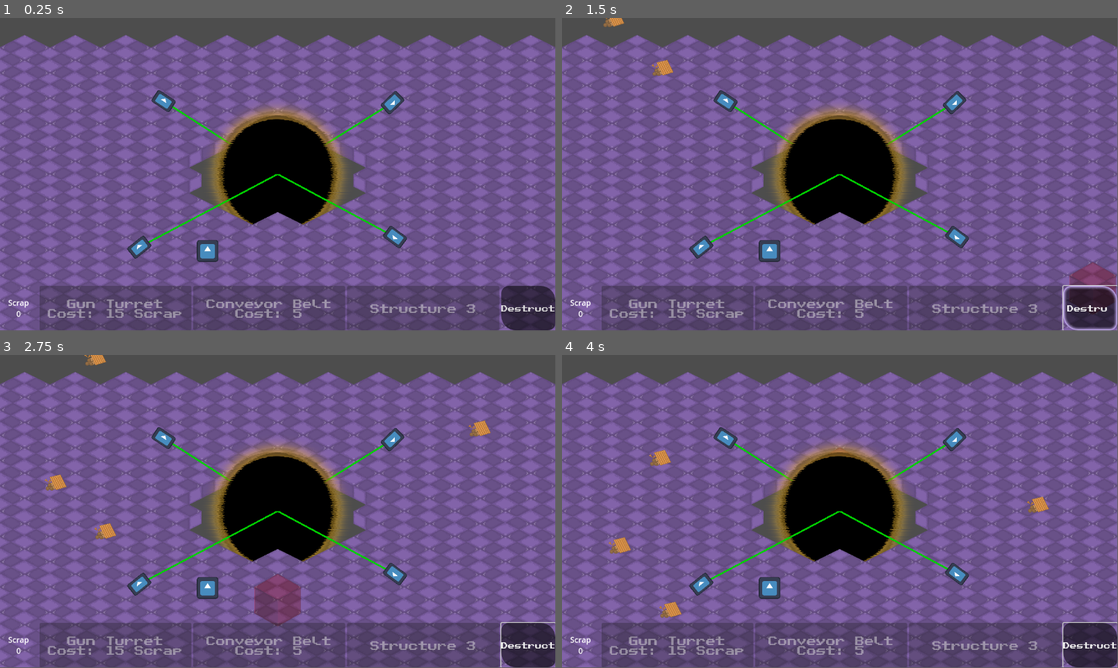
Above: before the commit, frames 1-4 (two rows, left to right).
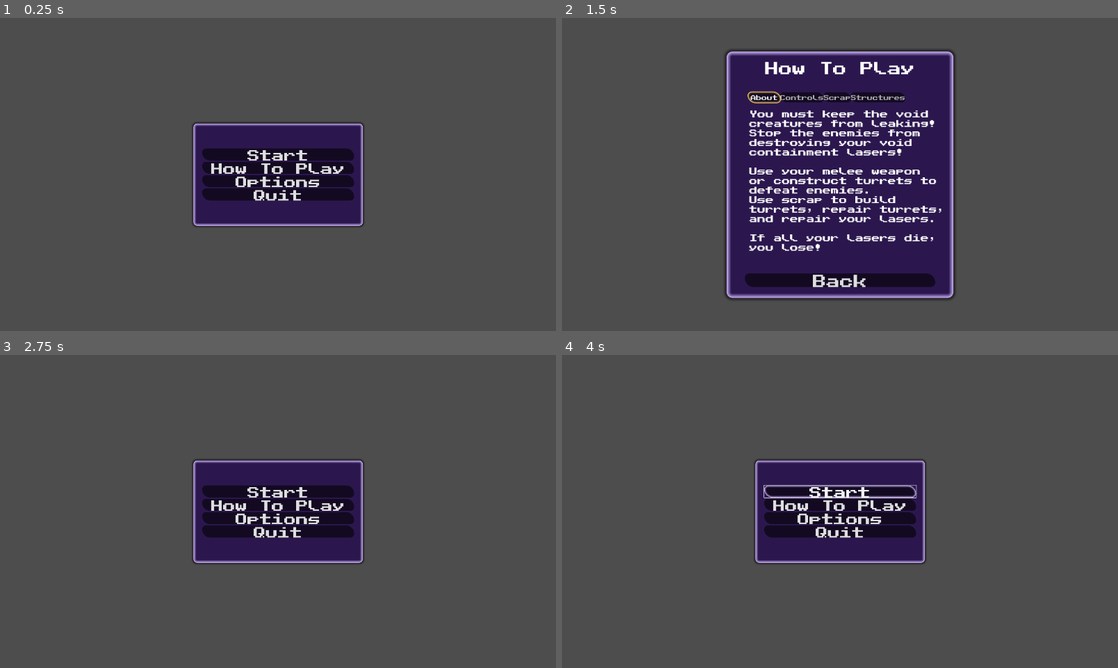
Above: after the commit, the same moments.

Repository: jkostello/Godot-Wild-Jam-69
Game: Godot game, scene res://UI/start_menu.tscn
Same seed, same stepped clock (60 frames per second), same inputs: the game is played once before the commit and once after it. Before the commit the project starts from res://level.tscn. The engine's default icon, where the game draws it, is replaced by a stand-in: a white triangle on a blue panel in a dark square. Sound files missing from this copy of the repository are replaced by a short silence.
Inputs (mouse positions are in pixels of both pictures, inside the frame that each line leads up to):
- Up to frame 1 (0.25 s): no input
- Up to frame 2 (1.5 s): click (840, 168) at 0.5 s, where only the run after the commit has a clickable "How To Play"; click (1090, 309) at 1.25 s, where only the run before the commit has a clickable "Destruct"
- Up to frame 3 (2.75 s): click (278, 617) at 2 s, where only the run after the commit has a clickable "Back"
- Up to frame 4 (4 s): click (840, 489) at 2.75 s, where only the run after the commit has a clickable "Start"; click (840, 489) at 3.5 s, where only the run after the commit has a clickable "Start"
The window is 799x449 before the commit and 800x450 after it. Grey fills any space a smaller window leaves; there, only what the larger window draws over its background counts as a difference.

The runs differ from the first frame. In frame 1, 89% of the frame differs, in the area x 0-100%, y 5-100%; in frame 2, 89%, in the area x 0-100%, y 0-100%; in frame 3, 89%; in frame 4, 89%.

Commit message:
Updated HowToPlay

Diff:
--- a/UI/how_to_play.gd
+++ b/UI/how_to_play.gd
@@ -13,4 +13,10 @@
 	%struct1Label.text = "Select Structure 1: " + InputMap.action_get_events("select_structure_1")[0].as_text().trim_suffix(" (Physical)")
 	%struct2Label.text = "Select Structure 2: " + InputMap.action_get_events("select_structure_2")[0].as_text().trim_suffix(" (Physical)")
 	%struct3Label.text = "Select Structure 3: " + InputMap.action_get_events("select_structure_3")[0].as_text().trim_suffix(" (Physical)")
-	%destructLabel.text = "Deselect: " + InputMap.action_get_events("deselect")[0].as_text().trim_suffix(" (Physical)")
+	%deselectLabel.text = "Deselect: " + InputMap.action_get_events("deselect")[0].as_text().trim_suffix(" (Physical)")
+
+func _on_tab_container_tab_clicked(tab):
+	if (tab == 3):
+		%StructuresContainer.show()
+	else:
+		%StructuresContainer.hide()
--- a/UI/how_to_play.tscn
+++ b/UI/how_to_play.tscn
@@ -1,9 +1,11 @@
-[gd_scene load_steps=7 format=3 uid="uid://bg3hqbij4tfk6"]
+[gd_scene load_steps=9 format=3 uid="uid://bg3hqbij4tfk6"]
 
 [ext_resource type="Script" path="res://UI/how_to_play.gd" id="1_ii15c"]
 [ext_resource type="Theme" uid="uid://ca4ojcmrepr24" path="res://UI/standard_theme.tres" id="2_pn2y8"]
 [ext_resource type="FontFile" uid="uid://c2t1amxynu30o" path="res://UI/PublicPixel-E447g.ttf" id="3_ybnwq"]
+[ext_resource type="Texture2D" uid="uid://ckkug03ijdv3e" path="res://resources/scrap.png" id="4_7odr2"]
 [ext_resource type="Texture2D" uid="uid://cvnbxf5ey3028" path="res://turret dev.png" id="4_kha10"]
+[ext_resource type="Texture2D" uid="uid://bovyjmr7u858l" path="res://veyror.png" id="6_k615d"]
 
 [sub_resource type="StyleBoxFlat" id="StyleBoxFlat_wagc7"]
 bg_color = Color(0.270588, 0.14902, 0.478431, 1)
@@ -28,11 +30,14 @@
 
 [node name="HowToPlay" type="Control"]
 layout_mode = 3
-anchors_preset = 15
-anchor_right = 1.0
-anchor_bottom = 1.0
+anchors_preset = 8
+anchor_left = 0.5
+anchor_top = 0.5
+anchor_right = 0.5
+anchor_bottom = 0.5
 grow_horizontal = 2
 grow_vertical = 2
+scale = Vector2(1.56576, 1.56576)
 script = ExtResource("1_ii15c")
 
 [node name="Panel" type="Panel" parent="."]
@@ -83,6 +88,7 @@
 theme = ExtResource("2_pn2y8")
 
 [node name="About" type="TabBar" parent="Panel/MarginContainer/VBoxContainer/TabContainer"]
+visible = false
 layout_mode = 2
 
 [node name="AboutContainer" type="MarginContainer" parent="Panel/MarginContainer/VBoxContainer/TabContainer/About"]
@@ -169,28 +175,64 @@
 theme_override_font_sizes/font_size = 15
 text = "Select Structure 3: 3"
 
-[node name="destructLabel" type="Label" parent="Panel/MarginContainer/VBoxContainer/TabContainer/Controls/ControlsContainer/VBoxContainer"]
+[node name="deselectLabel" type="Label" parent="Panel/MarginContainer/VBoxContainer/TabContainer/Controls/ControlsContainer/VBoxContainer"]
 unique_name_in_owner = true
 layout_mode = 2
 theme_override_font_sizes/font_size = 15
 text = "Deselect: Space"
 
-[node name="Turret" type="TabBar" parent="Panel/MarginContainer/VBoxContainer/TabContainer"]
-visible = false
-layout_mode = 2
-
-[node name="TurretContainer" type="MarginContainer" parent="Panel/MarginContainer/VBoxContainer/TabContainer/Turret"]
-layout_mode = 0
-offset_right = 40.0
-offset_bottom = 40.0
-theme = ExtResource("2_pn2y8")
-theme_override_constants/margin_left = 10
-theme_override_constants/margin_top = 15
-
-[node name="HBoxContainer" type="HBoxContainer" parent="Panel/MarginContainer/VBoxContainer/TabContainer/Turret/TurretContainer"]
-layout_mode = 2
-
-[node name="TurretDescription" type="Label" parent="Panel/MarginContainer/VBoxContainer/TabContainer/Turret/TurretContainer/HBoxContainer"]
+[node name="Scrap" type="TabBar" parent="Panel/MarginContainer/VBoxContainer/TabContainer"]
+visible = false
+layout_mode = 2
+
+[node name="MarginContainer" type="MarginContainer" parent="Panel/MarginContainer/VBoxContainer/TabContainer/Scrap"]
+layout_mode = 0
+offset_right = 40.0
+offset_bottom = 40.0
+theme_override_constants/margin_left = 10
+theme_override_constants/margin_top = 15
+
+[node name="Label" type="Label" parent="Panel/MarginContainer/VBoxContainer/TabContainer/Scrap/MarginContainer"]
+layout_mode = 2
+theme_override_font_sizes/font_size = 18
+text = "Scrap is the game's
+basic resource. After it
+falls from the sky, you
+can collect it by moving
+into it.
+
+Use scrap to build and
+repair structures. To
+repair structures,
+simply walk into them!."
+
+[node name="Sprite2D" type="Sprite2D" parent="Panel/MarginContainer/VBoxContainer/TabContainer/Scrap/MarginContainer"]
+position = Vector2(311, 308.5)
+scale = Vector2(0.89702, 0.89702)
+texture = ExtResource("4_7odr2")
+
+[node name="Structures" type="TabBar" parent="Panel/MarginContainer/VBoxContainer/TabContainer"]
+visible = false
+layout_mode = 2
+
+[node name="StructuresContainer" type="TabContainer" parent="Panel/MarginContainer/VBoxContainer"]
+unique_name_in_owner = true
+visible = false
+layout_mode = 2
+
+[node name="Turret" type="TabBar" parent="Panel/MarginContainer/VBoxContainer/StructuresContainer"]
+visible = false
+layout_mode = 2
+
+[node name="TurretContainer" type="MarginContainer" parent="Panel/MarginContainer/VBoxContainer/StructuresContainer/Turret"]
+layout_mode = 0
+offset_right = 40.0
+offset_bottom = 40.0
+theme = ExtResource("2_pn2y8")
+theme_override_constants/margin_left = 10
+theme_override_constants/margin_top = 15
+
+[node name="TurretDescription" type="Label" parent="Panel/MarginContainer/VBoxContainer/StructuresContainer/Turret/TurretContainer"]
 layout_mode = 2
 theme_override_font_sizes/font_size = 18
 text = "A basic turret for
@@ -200,11 +242,55 @@
 Damage: xx hp
 Fire Rate: xx bps"
 
-[node name="TurretDev" type="Sprite2D" parent="Panel/MarginContainer/VBoxContainer/TabContainer/Turret/TurretContainer/HBoxContainer"]
-position = Vector2(348, 235)
+[node name="TurretDev" type="Sprite2D" parent="Panel/MarginContainer/VBoxContainer/StructuresContainer/Turret/TurretContainer"]
+position = Vector2(358, 250)
 scale = Vector2(0.72, 0.72)
 texture = ExtResource("4_kha10")
 
+[node name="Conveyor" type="TabBar" parent="Panel/MarginContainer/VBoxContainer/StructuresContainer"]
+visible = false
+layout_mode = 2
+
+[node name="ConveyorContainer" type="MarginContainer" parent="Panel/MarginContainer/VBoxContainer/StructuresContainer/Conveyor"]
+layout_mode = 0
+offset_right = 40.0
+offset_bottom = 40.0
+theme = ExtResource("2_pn2y8")
+theme_override_constants/margin_left = 10
+theme_override_constants/margin_top = 15
+
+[node name="ConveyorDescription" type="Label" parent="Panel/MarginContainer/VBoxContainer/StructuresContainer/Conveyor/ConveyorContainer"]
+layout_mode = 2
+theme_override_font_sizes/font_size = 18
+text = "A conveyor belt for
+moving the player.
+
+Cost: 5 Scrap"
+
+[node name="ConveyorDev" type="Sprite2D" parent="Panel/MarginContainer/VBoxContainer/StructuresContainer/Conveyor/ConveyorContainer"]
+position = Vector2(300, 274)
+scale = Vector2(0.72, 0.72)
+texture = ExtResource("6_k615d")
+
+[node name="Magnet" type="TabBar" parent="Panel/MarginContainer/VBoxContainer/StructuresContainer"]
+visible = false
+layout_mode = 2
+
+[node name="MagnetContainer" type="MarginContainer" parent="Panel/MarginContainer/VBoxContainer/StructuresContainer/Magnet"]
+layout_mode = 0
+offset_right = 40.0
+offset_bottom = 40.0
+theme_override_constants/margin_left = 10
+theme_override_constants/margin_top = 15
+
+[node name="MagnetDescription" type="Label" parent="Panel/MarginContainer/VBoxContainer/StructuresContainer/Magnet/MagnetContainer"]
+layout_mode = 2
+theme_override_font_sizes/font_size = 18
+text = "The magnet pulls scrap
+towards it.
+
+Cost: x scrap"
+
 [node name="BottomSpacer" type="Control" parent="Panel/MarginContainer/VBoxContainer"]
 layout_mode = 2
 size_flags_vertical = 3
@@ -214,3 +300,8 @@
 theme = ExtResource("2_pn2y8")
 theme_override_font_sizes/font_size = 30
 text = "Back"
+
+[node name="VBoxContainer" type="VBoxContainer" parent="Panel/MarginContainer/VBoxContainer"]
+layout_mode = 2
+
+[connection signal="tab_clicked" from="Panel/MarginContainer/VBoxContainer/TabContainer" to="." method="_on_tab_container_tab_clicked"]
--- a/UI/standard_theme.tres
+++ b/UI/standard_theme.tres
@@ -1,6 +1,13 @@
-[gd_resource type="Theme" load_steps=10 format=3 uid="uid://ca4ojcmrepr24"]
+[gd_resource type="Theme" load_steps=11 format=3 uid="uid://ca4ojcmrepr24"]
 
 [ext_resource type="FontFile" uid="uid://c2t1amxynu30o" path="res://UI/PublicPixel-E447g.ttf" id="1_gf2a0"]
+
+[sub_resource type="StyleBoxFlat" id="StyleBoxFlat_5j3y0"]
+bg_color = Color(0.231373, 0.231373, 0.231373, 0.278431)
+corner_radius_top_left = 15
+corner_radius_top_right = 30
+corner_radius_bottom_right = 15
+corner_radius_bottom_left = 30
 
 [sub_resource type="StyleBoxFlat" id="StyleBoxFlat_ba0xe"]
 bg_color = Color(0, 0, 0, 0.556863)
@@ -108,6 +115,7 @@
 [resource]
 Button/font_sizes/font_size = 42
 Button/fonts/font = ExtResource("1_gf2a0")
+Button/styles/disabled = SubResource("StyleBoxFlat_5j3y0")
 Button/styles/hover = SubResource("StyleBoxFlat_ba0xe")
 Button/styles/normal = SubResource("StyleBoxFlat_4md0i")
 Button/styles/pressed = SubResource("StyleBoxFlat_3llbp")
--- a/UI/start_menu.gd
+++ b/UI/start_menu.gd
@@ -21,6 +21,8 @@
 	$buttonPress.play()
 	$HowToPlay.update_controls()
 	$HowToPlay/Panel/MarginContainer/VBoxContainer/TabContainer.current_tab = 0
+	$HowToPlay/Panel/MarginContainer/VBoxContainer/StructuresContainer.current_tab = 0
+	$HowToPlay/Panel/MarginContainer/VBoxContainer/StructuresContainer.hide()
 	$HowToPlay.show()
 	$MainPanel.hide()
 
--- a/project.godot
+++ b/project.godot
@@ -11,9 +11,15 @@
 [application]
 
 config/name="Godot Wild Jam 69"
-run/main_scene="res://level.tscn"
+run/main_scene="res://UI/start_menu.tscn"
 config/features=PackedStringArray("4.2", "Forward Plus")
 config/icon="res://icon.svg"
+
+[display]
+
+window/size/viewport_width=1920
+window/size/viewport_height=1080
+window/stretch/mode="viewport"
 
 [input]
 
